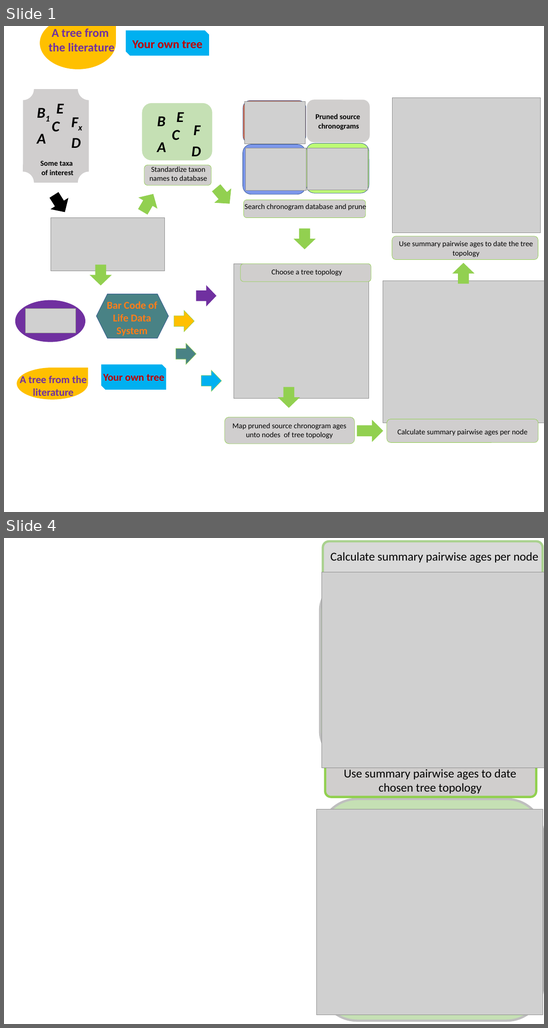
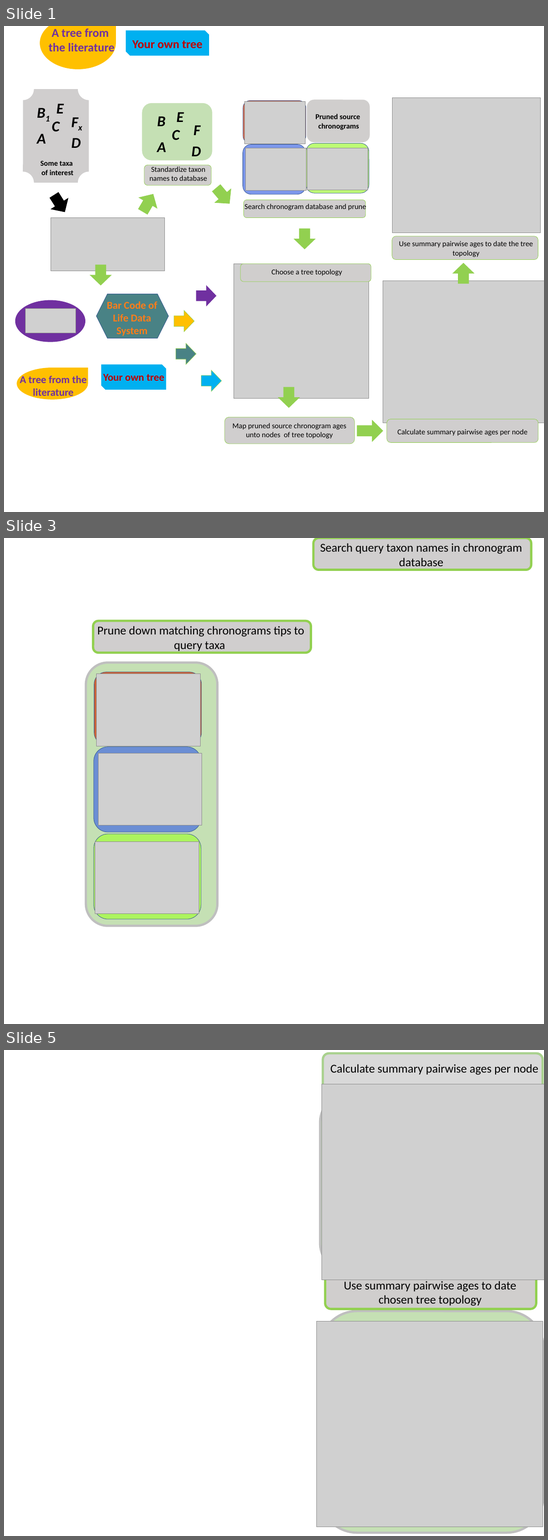
Before and after one commit to LunaSare/datelifeMS1, a slide deck: figures/figure1/figure1-vertical-multiple.pptx. Shown one above the other, each under a label of ours: slides 1 and 4 before the commit, slides 1, 3 and 5 after it; the slides between them are not shown. The pictures are 548x1028 and 548x1540 pixels, drawn with LibreOffice and Linux fonts; fonts in the diff are those of the drawing; grey boxes stand for pictures; background and template pictures are left out. Boxes give left, top, right and bottom in pixels: in the first picture for what was removed or moved away, otherwise in the second. Text is boxed around its words. In the diff, an @@ line names an element or a change of style, - is before the commit and + after.

```diff
--- a/figures/figure1/figure1-vertical-multiple.pptx
+++ b/figures/figure1/figure1-vertical-multiple.pptx
@@ slide 3 added at bbox=[4, 538, 544, 1024], background #FFFFFF @@
@@ rounded rectangle added at bbox=[313, 538, 531, 570], fill #D0CECE, outline #92D050 6 pt @@
@@ text added at bbox=[320, 543, 522, 569], 32 pt, text #000000 @@
+Search query taxon names in chronogram database
@@ rounded rectangle added at bbox=[93, 621, 311, 653], fill #D0CECE, outline #92D050 6 pt @@
@@ text added at bbox=[97, 626, 304, 652], 32 pt, text #000000 @@
+Prune down matching chronograms tips to query taxa
@@ group added at bbox=[86, 663, 217, 925]: 4 rounded rectangles, 3 pictures @@
@@ what was slide 4 is now slide 5 @@
```
Also in this commit, not shown: 2 slides changed, 8 other files.
